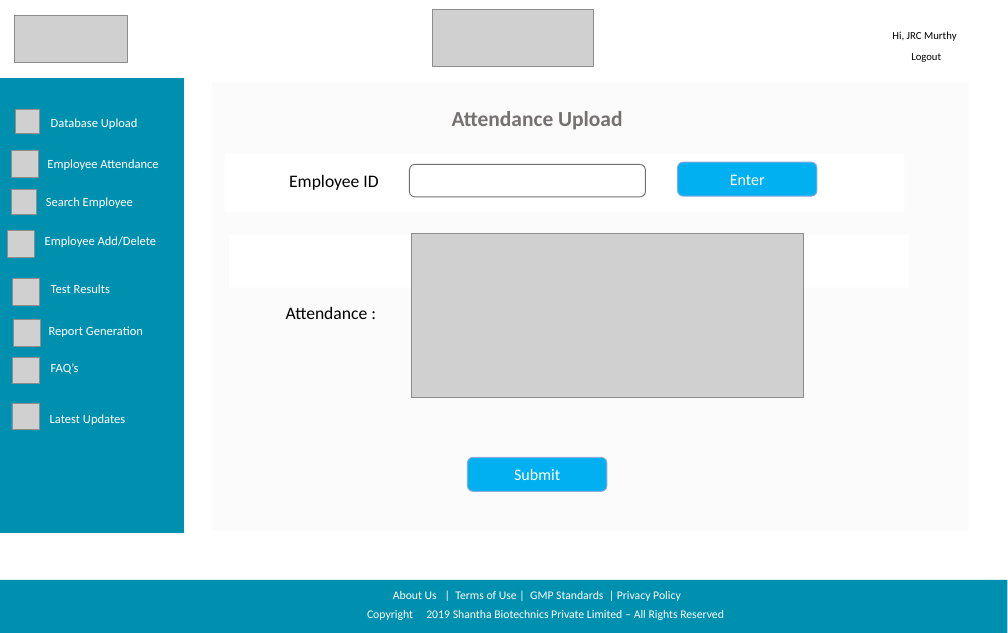
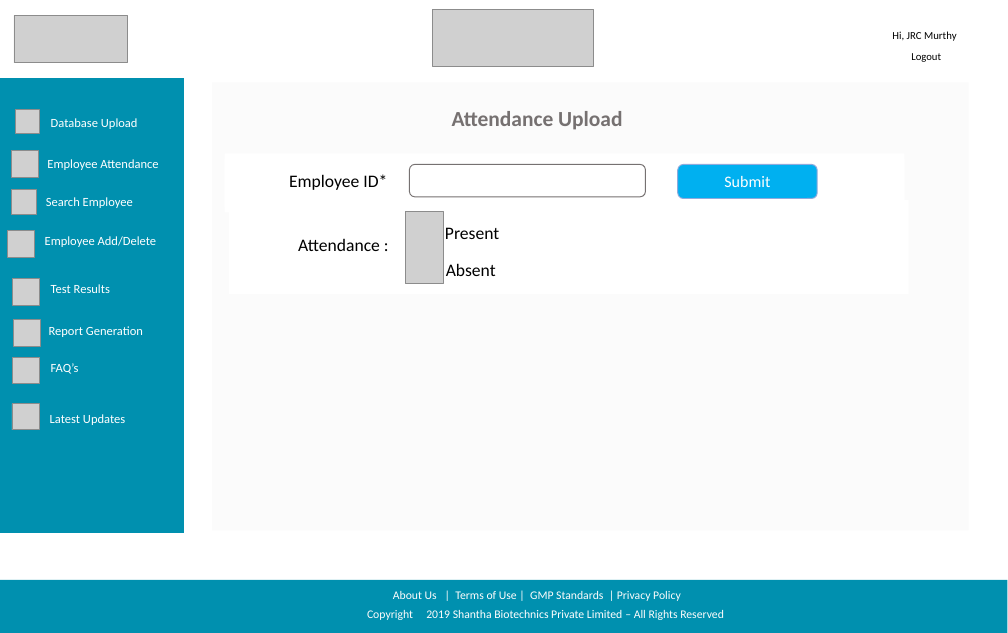
Before and after one commit to sarthakbhutani/Shantha_sih2019, a slide deck: slide 1 of Documentation/Screen Designs/Shanta Sanofi Screen Designs.pptx. Drawn at 1008x633 pixels with LibreOffice and Linux fonts; fonts in the diff are those of the drawing; grey boxes stand for pictures; background and template pictures are left out. Boxes give left, top, right and bottom in pixels: in the first picture for what was removed or moved away, otherwise in the second. Text is boxed around its words. In the diff, an @@ line names an element or a change of style, - is before the commit and + after.

```diff
--- a/Documentation/Screen Designs/Shanta Sanofi Screen Designs.pptx
+++ b/Documentation/Screen Designs/Shanta Sanofi Screen Designs.pptx
@@ text at [289, 174, 387, 190]: text changed @@
-Employee ID
+Employee ID*
@@ rounded rectangle "Submit": place and size @@
-rounded rectangle "Submit" at [467, 457, 606, 491]
+rounded rectangle "Submit" at [677, 165, 817, 198]
@@ rounded rectangle removed at [677, 162, 817, 196] @@
-Enter
@@ text "E" rewrapped from [229, 234, 908, 288] to [229, 200, 908, 294] @@
@@ text "Attendance :": place and size @@
-text "Attendance :" at [286, 306, 368, 319]
+text "Attendance :" at [298, 239, 380, 251]
@@ picture added at [405, 211, 443, 283] @@
@@ picture removed at [411, 234, 803, 397] @@
@@ text added at [445, 227, 499, 239], 18 pt, text #000000 @@
+Present
@@ text added at [446, 263, 496, 276], 18 pt, text #000000 @@
+Absent
```
Also in this commit, not shown: 3 other slides changed, 1 slide removed.
